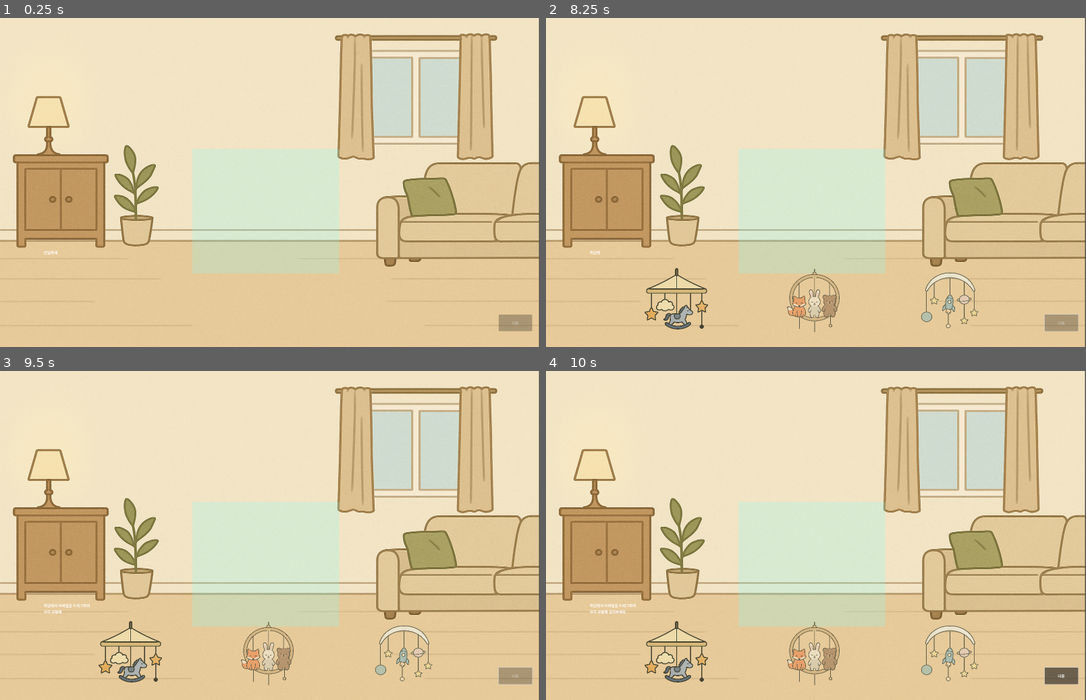
Above: before the commit, frames 1-4 (two rows, left to right).
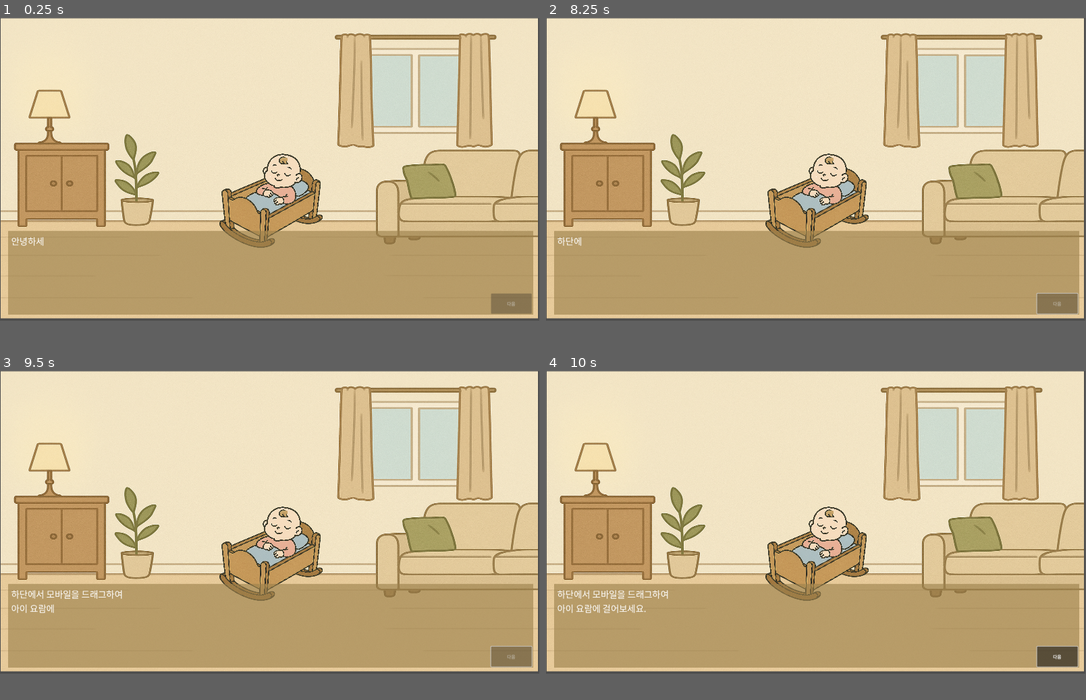
Above: after the commit, the same moments.

Repository: kimbongjun79/Tiny_Steps
Game: Godot game, scene res://Scenes/tutorial_scene.tscn
The game is run twice, just before and just after one commit, with the same random seed, the same clock (stepped at 60 frames per second) and the same inputs.
Inputs (mouse positions are in pixels of both pictures, inside the frame that each line leads up to):
- Up to frame 1 (0.25 s): no input
- Up to frame 2 (8.25 s): tap Enter at 0.5, 3.5, 5 s; tap Space at 1.25, 4.25, 6.5 s; click "다음" at 2.75 s; click "다음" at 5.75 s; click "다음" at 8 s
- Up to frame 3 (9.5 s): click (129, 657) at 8.77 s
- Up to frame 4 (10 s): click (816, 653) at 9.52 s
In our replay, the window is 800x488 before the commit and 799x449 after it. These sizes can differ from the game's own. Grey fills any space a smaller window leaves; there, only what the larger window draws over its background counts as a difference.

The runs differ from the first frame. In frame 1, 41% of the frame differs, in the area x 0-100%, y 0-100%; in frame 2, 41%; in frame 3, 41%; in frame 4, 41%.

Commit message:
튜토리얼 모빌 드래그앤 드롭기능 완성

Diff:
--- a/Scenes/tutorial_scene.tscn
+++ b/Scenes/tutorial_scene.tscn
@@ -1,26 +1,50 @@
-[gd_scene load_steps=10 format=3 uid="uid://bn83nhsbxw1bq"]
+[gd_scene load_steps=14 format=3 uid="uid://bn83nhsbxw1bq"]
 
 [ext_resource type="Script" uid="uid://chafk6w13st6v" path="res://Scripts/TutorialController.gd" id="1_7f8g8"]
 [ext_resource type="Texture2D" uid="uid://dwrtevtp7nfph" path="res://Assets/Backgrounds/배경.png" id="2_2moqc"]
+[ext_resource type="Texture2D" uid="uid://c2ruucjhxcciv" path="res://Assets/Backgrounds/모빌을 가지고 즐거워하는 아기.png" id="2_kcl8b"]
 [ext_resource type="Texture2D" uid="uid://dpu5dv4atbsdx" path="res://Assets/Backgrounds/요람안의 아기.png" id="3_kcl8b"]
 [ext_resource type="Script" uid="uid://bmpjln2oqg2mk" path="res://Scripts/CradleDropZone.gd" id="4_haxi5"]
 [ext_resource type="Texture2D" uid="uid://c05lrwboamiud" path="res://Assets/Mobiles/모빌 (1).png" id="5_m7jwp"]
 [ext_resource type="Script" uid="uid://d1jsqpcwpoik0" path="res://Scripts/MobileButton.gd" id="6_cmr4g"]
 [ext_resource type="Texture2D" uid="uid://ciul0y30pvks4" path="res://Assets/Mobiles/모빌 (2).png" id="7_c2gyy"]
 [ext_resource type="Texture2D" uid="uid://bydc434gyj3jq" path="res://Assets/Mobiles/모빌 (3).png" id="8_5x4xl"]
+[ext_resource type="AudioStream" uid="uid://byge5lfrv531r" path="res://Assets/Sounds/button_click.wav" id="9_7f8g8"]
 [ext_resource type="AudioStream" uid="uid://c5ekrf43dsma3" path="res://Assets/Sounds/typing_sfx.wav" id="9_hqtx2"]
+
+[sub_resource type="ParticleProcessMaterial" id="ParticleProcessMaterial_2moqc"]
+particle_flag_disable_z = true
+gravity = Vector3(0, 98, 0)
+
+[sub_resource type="FontFile" id="FontFile_7f8g8"]
+cache/0/16/0/ascent = 0.0
+cache/0/16/0/descent = 0.0
+cache/0/16/0/underline_position = 0.0
+cache/0/16/0/underline_thickness = 0.0
+cache/0/16/0/scale = 1.0
+cache/0/32/0/ascent = 0.0
+cache/0/32/0/descent = 0.0
+cache/0/32/0/underline_position = 0.0
+cache/0/32/0/underline_thickness = 0.0
+cache/0/32/0/scale = 1.0
 
 [node name="TutorialScene" type="Node2D"]
 script = ExtResource("1_7f8g8")
+baby_reach_texture = ExtResource("2_kcl8b")
 
 [node name="Background" type="Sprite2D" parent="."]
-position = Vector2(1167, 715.5)
-scale = Vector2(1.52083, 1.40527)
+position = Vector2(3, 0.999992)
+scale = Vector2(1.24479, 1.04492)
 texture = ExtResource("2_2moqc")
+centered = false
 
 [node name="MobileAttach" type="Sprite2D" parent="Background"]
-position = Vector2(-11.2877, 72.6727)
-scale = Vector2(0.429152, 0.434851)
+position = Vector2(743.9, 309.114)
+scale = Vector2(0.429152, 0.465089)
+
+[node name="BabySprite" type="Sprite2D" parent="Background"]
+position = Vector2(774.427, 605.787)
+scale = Vector2(0.327929, 0.388715)
 texture = ExtResource("3_kcl8b")
 
 [node name="CradleDropZone" type="Control" parent="."]
@@ -28,28 +52,25 @@
 anchors_preset = 15
 anchor_right = 1.0
 anchor_bottom = 1.0
-offset_left = 838.0
-offset_top = 578.5
-offset_right = 1471.0
-offset_bottom = 1114.5
+offset_left = 746.0
+offset_top = 249.0
+offset_right = 1179.0
+offset_bottom = 808.0
 grow_horizontal = 2
 grow_vertical = 2
 script = ExtResource("4_haxi5")
 
-[node name="Zone" type="ColorRect" parent="CradleDropZone"]
-layout_mode = 1
-anchors_preset = 8
-anchor_left = 0.5
-anchor_top = 0.5
-anchor_right = 0.5
-anchor_bottom = 0.5
-offset_left = -320.5
-offset_top = -278.0
-offset_right = 315.5
-offset_bottom = 264.0
-grow_horizontal = 2
-grow_vertical = 2
-color = Color(0.494118, 1, 1, 0.223529)
+[node name="FX" type="GPUParticles2D" parent="CradleDropZone"]
+position = Vector2(216, 312)
+scale = Vector2(1.88, 2.65939)
+amount = 30
+lifetime = 0.66
+interp_to_end = 0.111
+preprocess = 0.85
+speed_scale = 1.65
+explosiveness = 0.44
+randomness = 0.45
+process_material = SubResource("ParticleProcessMaterial_2moqc")
 
 [node name="MobileMenuPanel" type="Control" parent="."]
 layout_mode = 3
@@ -57,39 +78,49 @@
 anchor_top = 1.0
 anchor_right = 1.0
 anchor_bottom = 1.0
-offset_left = 60.0
-offset_top = 1046.5
-offset_right = 2264.0
-offset_bottom = 1391.5
+offset_left = 11.0
+offset_top = 706.0
+offset_right = 1898.0
+offset_bottom = 1051.0
 grow_horizontal = 2
 grow_vertical = 0
 
+[node name="bg" type="ColorRect" parent="MobileMenuPanel"]
+offset_left = 19.0
+offset_top = 53.0
+offset_right = 59.0
+offset_bottom = 93.0
+scale = Vector2(46.72, 7.48)
+color = Color(0.85098, 0.854902, 0.67451, 0.52549)
+
 [node name="MobileButton1" type="TextureButton" parent="MobileMenuPanel"]
 layout_mode = 0
-offset_left = 326.0
-offset_top = 17.0
-offset_right = 686.0
-offset_bottom = 372.0
+offset_left = 218.0
+offset_top = 52.0
+offset_right = 519.0
+offset_bottom = 348.0
 texture_normal = ExtResource("5_m7jwp")
 ignore_texture_size = true
 stretch_mode = 0
 script = ExtResource("6_cmr4g")
 
 [node name="MobileButton2" type="TextureButton" parent="MobileMenuPanel"]
-offset_left = 931.0
-offset_top = 17.0
-offset_right = 1276.0
-offset_bottom = 345.0
+layout_mode = 0
+offset_left = 823.0
+offset_top = 52.0
+offset_right = 1105.0
+offset_bottom = 327.0
 texture_normal = ExtResource("7_c2gyy")
 ignore_texture_size = true
 stretch_mode = 0
 script = ExtResource("6_cmr4g")
 
 [node name="MobileButton3" type="TextureButton" parent="MobileMenuPanel"]
-offset_left = 1513.0
-offset_top = 15.0
-offset_right = 1870.0
-offset_bottom = 343.0
+layout_mode = 0
+offset_left = 1405.0
+offset_top = 50.0
+offset_right = 1697.0
+offset_bottom = 319.0
 texture_normal = ExtResource("8_5x4xl")
 ignore_texture_size = true
 stretch_mode = 0
@@ -102,32 +133,46 @@
 anchor_top = 1.0
 anchor_right = 0.5
 anchor_bottom = 1.0
-offset_left = 165.0
-offset_top = 996.5
-offset_right = 2165.0
-offset_bottom = 1316.5
+offset_left = 19.0
+offset_top = 753.0
+offset_right = 1896.0
+offset_bottom = 1073.0
 grow_horizontal = 2
 grow_vertical = 0
 
+[node name="bg" type="ColorRect" parent="UIPanel"]
+layout_mode = 0
+offset_left = 10.0
+offset_top = 6.0
+offset_right = 50.0
+offset_bottom = 46.0
+scale = Vector2(46.72, 7.48)
+color = Color(0.607843, 0.501961, 0.294118, 0.623529)
+
 [node name="TextBox" type="Label" parent="UIPanel"]
 layout_mode = 0
-offset_left = 25.0
-offset_top = 10.0
-offset_right = 1975.0
-offset_bottom = 320.0
+offset_left = 21.0
+offset_top = 18.0
+offset_right = 1890.0
+offset_bottom = 328.0
+theme_override_fonts/font = SubResource("FontFile_7f8g8")
+theme_override_font_sizes/font_size = 32
+
+[node name="TypeSound" type="AudioStreamPlayer2D" parent="UIPanel"]
+stream = ExtResource("9_7f8g8")
+volume_db = -10.0
+pitch_scale = 0.6
+
+[node name="DropSFX" type="AudioStreamPlayer2D" parent="UIPanel"]
+stream = ExtResource("9_hqtx2")
 
 [node name="NextButton" type="Button" parent="UIPanel"]
 layout_mode = 0
-offset_left = 1996.0
-offset_top = 292.0
-offset_right = 2141.0
-offset_bottom = 364.0
+offset_left = 1729.0
+offset_top = 230.0
+offset_right = 1874.0
+offset_bottom = 302.0
 text = "다음
 "
 
-[node name="TypeSound" type="AudioStreamPlayer2D" parent="UIPanel"]
-stream = ExtResource("9_hqtx2")
-volume_db = -10.0
-pitch_scale = 0.6
-
 [connection signal="pressed" from="UIPanel/NextButton" to="." method="_on_next_button_pressed"]
--- a/Scripts/CradleDropZone.gd
+++ b/Scripts/CradleDropZone.gd
@@ -1,11 +1,10 @@
 extends Control
 
+# TutorialController 노드는 루트에 붙어 있으므로 get_parent() 로 바로 참조
 @onready var tutorial = get_parent()
 
-# Texture2D 데이터만 허용
-func can_drop_data(position: Vector2, data: Variant) -> bool:
+func _can_drop_data(position: Vector2, data: Variant) -> bool:
 	return data is Texture2D
 
-# 드랍되면 TutorialController 로 시그널 전송
-func drop_data(position: Vector2, data: Variant) -> void:
+func _drop_data(position: Vector2, data: Variant) -> void:
 	tutorial.emit_signal("step1_dropped", data)
--- a/Scripts/MobileButton.gd
+++ b/Scripts/MobileButton.gd
@@ -1,13 +1,28 @@
-# MobileButton.gd
-extends TextureButton       # ← 여기를 TextureButton2D → TextureButton 로 변경
+extends TextureButton
+const SCALE := 0.2                       # 20 %
 
-# 드래그 시작 시 호출되는 콜백 (메서드 이름에도 언더바!)
-func _get_drag_data(position: Vector2) -> Variant:
-	# 프리뷰로 사용할 Control 노드 생성
-	var preview = TextureRect.new()
-	preview.texture = texture_normal
-	preview.rect_scale = Vector2(0.6, 0.6)
-	set_drag_preview(preview)
+func _get_drag_data(_pos):
+	hide()                               # ① 원본 숨김
+
+	# 루트 컨테이너 (크기는 0,0 그대로)
+	var holder := Control.new()
+
+	# 실제 이미지가 들어갈 TextureRect -----------------
+	var img := TextureRect.new()
+	img.texture      = texture_normal
+	img.expand       = true
+	img.stretch_mode = TextureRect.STRETCH_KEEP_ASPECT_CENTERED
+
+	var sz := texture_normal.get_size() * SCALE
+	img.custom_minimum_size = sz
+	img.size = sz
+	img.position = -sz * 0.5             # ② 커서 기준 -½ 위치 → 중앙 정렬
+
+	holder.add_child(img)                # 루트에 삽입
+	set_drag_preview(holder)             # ③ 프리뷰 등록
 	return texture_normal
 
-# (드롭 타겟 쪽에서는 _can_drop_data/_drop_data를 사용합니다)
+# 드래그 종료(성공‧실패) → 버튼 복원 --------------------
+func _notification(what):                # Godot 4
+	if what == Control.NOTIFICATION_DRAG_END:
+		show()
--- a/Scripts/TutorialController.gd
+++ b/Scripts/TutorialController.gd
@@ -1,90 +1,100 @@
-# TutorialController.gd
+# TutorialController.gd   (Godot 4.x)
 extends Node
 signal step1_dropped(texture: Texture2D)
 
-# ——— 튜토리얼 메시지 리스트 ———
-var messages: Array[String] = [
+# ───────── 튜토리얼 단계별 메시지 ─────────
+const INTRO := [
 	"안녕하세요! 예비 부모님,\n튜토리얼에 오신 것을 환영합니다.",
 	"이 게임의 목표는 아이 주변 안전사고를\n미리 예방하는 것입니다.",
 	"준비되셨으면 아래 버튼을 눌러 시작하세요."
 ]
+const DROP_HINT := ["하단에서 모바일을 드래그하여\n아이 요람에 걸어보세요."]
+const ENDING   := ["튜토리얼이 끝났습니다!\n축하드립니다."]
 
-# 단계(0=설명, 1=드롭, 2=완료) 및 메시지 인덱스
-var step: int = 0
-var msg_index: int = 0
+enum { INTRO_PHASE, HINT_PHASE, PLAY_PHASE, END_PHASE }
+var phase    : int   = INTRO_PHASE
+var messages : Array = []
+var idx      : int   = 0
 
-# 타이핑 속도(초)
-@export var typing_speed: float = 0.05
+@export var typing_speed : float     = 0.05   # 글자 출력 간격
+@export var mobile_scale : float     = 0.25    # 드롭된 모빌 배율
+@export var baby_reach_texture : Texture2D    # 손 뻗는 아기 이미지
 
-# ——— 노드 레퍼런스 ———
-@onready var text_box      : Label               = $UIPanel/TextBox
-@onready var next_button   : Button              = $UIPanel/NextButton
-@onready var type_sound    : AudioStreamPlayer2D = $UIPanel/TypeSound
-@onready var mobile_menu   : Control             = $MobileMenuPanel
-@onready var mobile_attach : Sprite2D            = $Background/MobileAttach
+# ───────── 노드 참조 ─────────
+@onready var txt         : Label             = $UIPanel/TextBox
+@onready var btn         : Button            = $UIPanel/NextButton
+@onready var beep        : AudioStreamPlayer2D = $UIPanel/TypeSound
+@onready var sfx_drop    : AudioStreamPlayer2D = $UIPanel/DropSFX
+@onready var baby        : Sprite2D          = $Background/BabySprite
+@onready var attach      : Sprite2D          = $Background/MobileAttach
+@onready var menu        : Control           = $MobileMenuPanel
+@onready var panel       : Control           = $UIPanel
+@onready var fx_particle : GPUParticles2D    = $CradleDropZone/FX
 
+# ───────── 초기화 ─────────
 func _ready() -> void:
-	mobile_attach.visible = false
-	mobile_menu.visible   = false
-	next_button.text      = "다음"
-	next_button.disabled  = true
-	next_button.pressed.connect(Callable(self, "_on_next_pressed"))
-	self.connect("step1_dropped", Callable(self, "_on_step1_dropped"))
-	_show_current_message()
+	btn.pressed.connect(_on_next)
+	connect("step1_dropped", _on_drop_done)
+	_enter_intro()
 
-# ——— 1) 메시지 출력 준비 ———
-func _show_current_message() -> void:
-	text_box.text        = ""
-	next_button.disabled = true
-	# 코루틴처럼 _type_message 실행
-	_type_message(messages[msg_index])
+# ───────── 단계 진입 함수들 ─────────
+func _enter_intro():
+	phase = INTRO_PHASE
+	messages = INTRO.duplicate(); idx = 0
+	menu.visible = false; attach.visible = false
+	btn.text = "다음"; btn.disabled = true
+	_show()
 
-# ——— 2) 한 글자씩 타이핑 (async 키워드 없이) ———
-func _type_message(msg: String) -> void:
-	for ch in msg:
-		text_box.text += ch
-		type_sound.play()
-		# await 사용만으로도 일시정지 가능
+func _enter_hint():
+	phase = HINT_PHASE
+	messages = DROP_HINT; idx = 0
+	panel.visible = true; menu.visible = false
+	btn.text = "다음"; btn.disabled = true
+	_show()
+
+func _enter_play():
+	phase = PLAY_PHASE
+	panel.visible = false; menu.visible = true
+	btn.disabled = true    # 드롭 전까지 비활성
+
+func _enter_end():
+	phase = END_PHASE
+	messages = ENDING; idx = 0
+	panel.visible = true; menu.visible = false
+	btn.text = "확인"; btn.disabled = true
+	_show()
+
+# ───────── 메시지 출력 & 타이핑 ─────────
+func _show():
+	btn.disabled = true          # 출력 전 무조건 잠금
+	txt.text = ""
+	_type(messages[idx])
+
+func _type(line:String) -> void:
+	for ch in line:
+		txt.text += ch; beep.play()
 		await get_tree().create_timer(typing_speed).timeout
+	btn.disabled = false         # 타이핑 끝나면 활성화
 
-	# 타이핑 끝나면 버튼 활성화
-	next_button.disabled = false
-	if step >= 2 and msg_index == messages.size() - 1:
-		next_button.text = "확인"
-
-# ——— 3) Next/Confirm 버튼 클릭 ———
-func _on_next_pressed() -> void:
-	match step:
-		0:
-			msg_index += 1
-			if msg_index < messages.size():
-				_show_current_message()
-			else:
-				# 설명 끝 → 드롭 단계 준비
-				step      = 1
-				messages  = ["하단에서 모바일을 드래그하여\n아이 요람에 걸어보세요."]
-				msg_index = 0
-				mobile_menu.visible = true
-				_show_current_message()
-
-		1:
-			# 드롭 후 완료 메시지
-			step      = 2
-			mobile_menu.visible = false
-			messages  = ["튜토리얼이 끝났습니다!\n축하드립니다."]
-			msg_index = 0
-			_show_current_message()
-
-		2:
-			# 최종 확인 → 씬 전환
+# ───────── Next/Confirm 클릭 ─────────
+func _on_next() -> void:
+	match phase:
+		INTRO_PHASE:
+			idx += 1
+			if idx < messages.size(): _show()
+			else: _enter_hint()
+		HINT_PHASE:
+			_enter_play()
+		END_PHASE:
 			get_tree().change_scene("res://Scenes/NextScene.tscn")
 
-# ——— 4) 모바일 드랍 시그널 처리 ———
-func _on_step1_dropped(texture: Texture2D) -> void:
-	mobile_attach.texture = texture
-	mobile_attach.visible = true
-	next_button.disabled  = false
-
-
-func _on_next_button_pressed() -> void:
-	pass # Replace with function body.
+# ───────── 드롭 성공 처리 ─────────
+func _on_drop_done(tex: Texture2D) -> void:
+	attach.texture = tex
+	attach.scale   = Vector2.ONE * mobile_scale
+	attach.visible = true
+	if baby_reach_texture: baby.texture = baby_reach_texture
+	sfx_drop.play()
+	fx_particle.restart()
+	_enter_end()
+	btn.disabled = false
--- a/project.godot
+++ b/project.godot
@@ -17,5 +17,9 @@
 
 [display]
 
-window/size/viewport_width=2340
-window/size/viewport_height=1430
+window/size/viewport_width=1920
+window/size/viewport_height=1080
+
+[editor]
+
+movie_writer/movie_file="E:/테스트.avi"
Binary file added: Assets/Backgrounds/모빌을 가지고 즐거워하는 아기.png
Not shown, added: Assets/Backgrounds/모빌을 가지고 즐거워하는 아기.png.import
